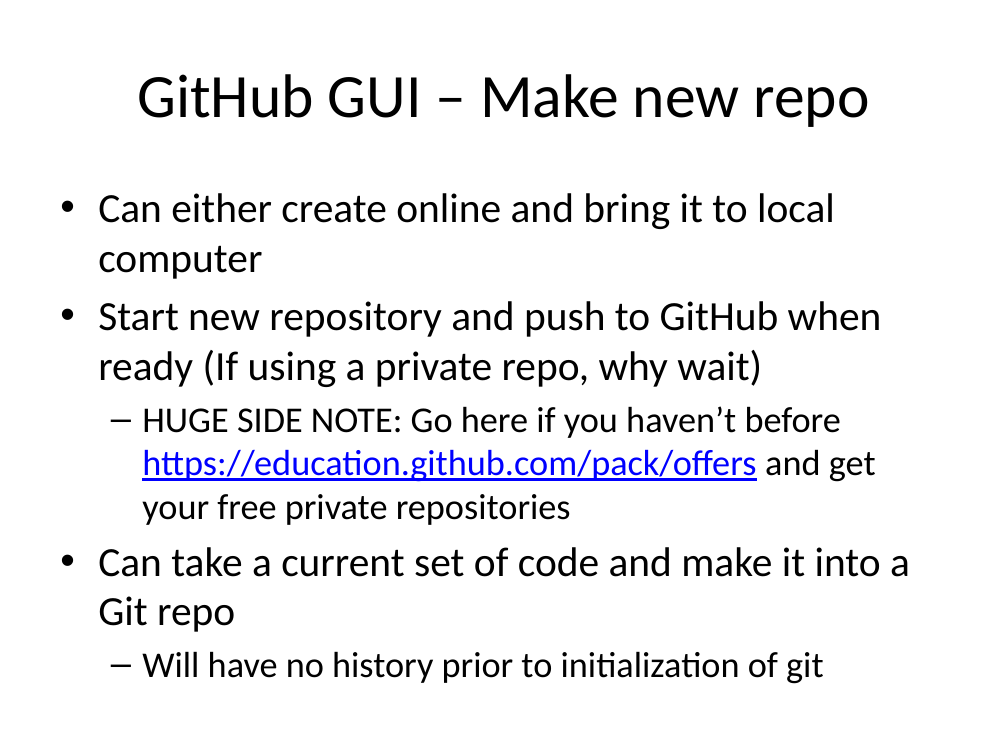
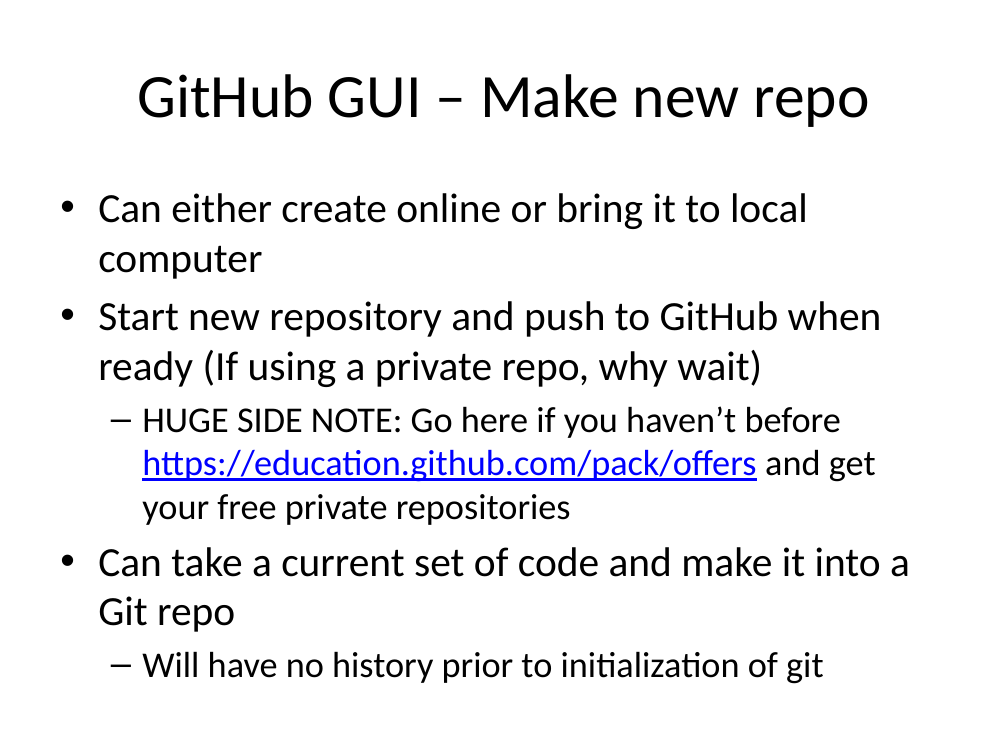
Before and after one commit to sjfricke/IEEE-Mini-Projects-UW-Madison, a slide deck: slide 10 of Tutorial/PowerPoint Versions/Git and using GitHub.pptx. Drawn at 1008x756 pixels with LibreOffice and Linux fonts; fonts in the diff are those of the drawing. Boxes give left, top, right and bottom in pixels: in the first picture for what was removed or moved away, otherwise in the second. Text is boxed around its words. In the diff, an @@ line names an element or a change of style, - is before the commit and + after.

```diff
--- a/Tutorial/PowerPoint Versions/Git and using GitHub.pptx
+++ b/Tutorial/PowerPoint Versions/Git and using GitHub.pptx
@@ text at (x1=98, y1=193, x2=808, y2=279): text changed @@
-• Can either create online and bring it to local computer
+• Can either create online or bring it to local computer
```
Also in this commit, not shown: 4 other slides changed, 3 other files.
